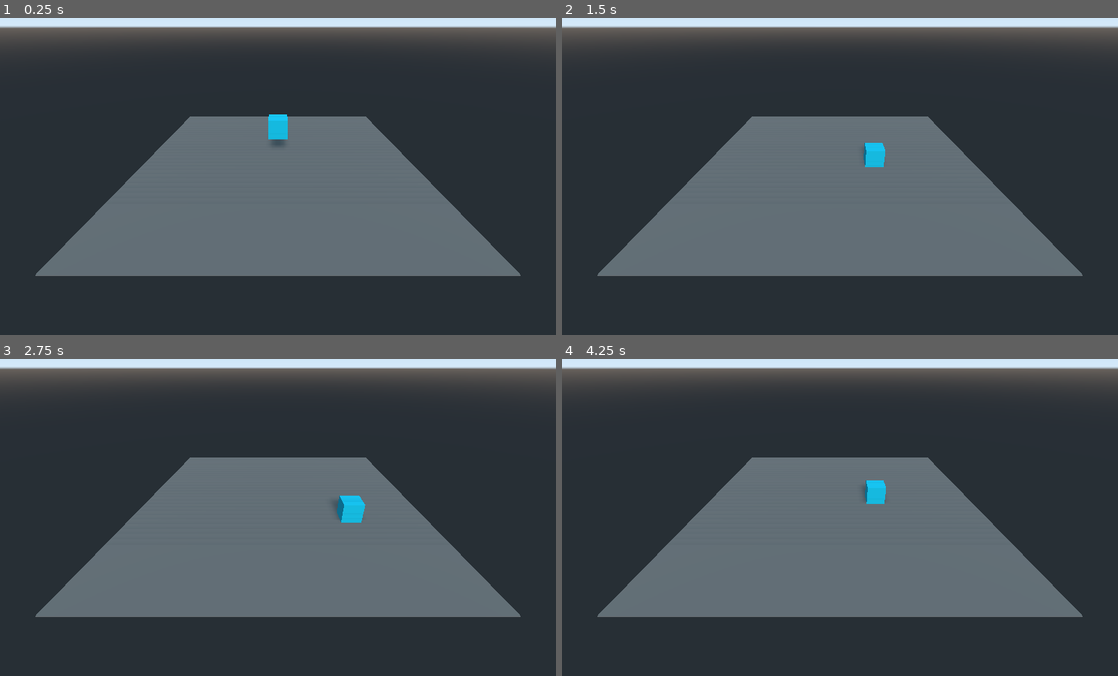
Above: before the commit, frames 1-4 (two rows, left to right).
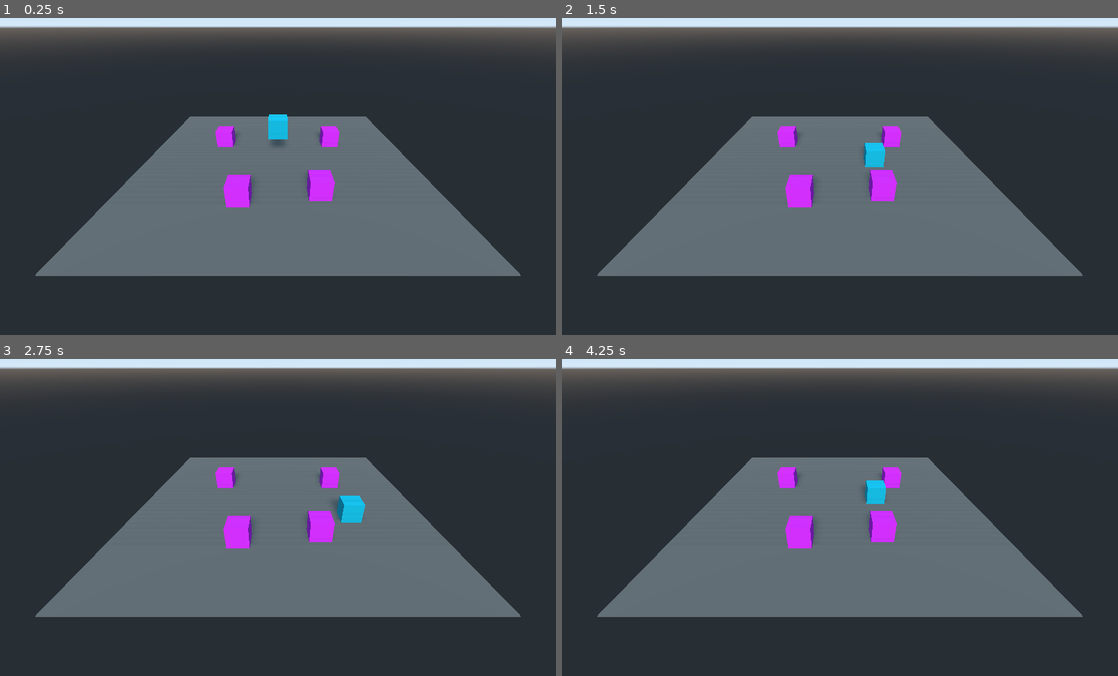
Above: after the commit, the same moments.

Repository: cedmundo/godot-serialization-tutorial
Game: Godot game, scene res://Main.tscn
Same seed, same stepped clock (60 frames per second), same inputs: the game is played once before the commit and once after it.
Inputs:
- Up to frame 1 (0.25 s): no input
- Up to frame 2 (1.5 s): hold D (right) 0.53-1.28 s; hold S (backward) from 1.28 s (still down)
- Up to frame 3 (2.75 s): release S (backward) at 2.03 s; hold D (right) from 2.03 s (still down)
- Up to frame 4 (4.25 s): release D (right) at 2.78 s; hold W (forward) 2.78-3.53 s; tap Enter at 3.5 s; hold A (left) from 3.53 s (still down); tap F2 (load, bound only after the commit) at 4.15 s

The runs differ from the first frame. In frame 1, 1.4% of the frame differs, in the area x 38-62%, y 34-60%; in frame 2, 1.4%; in frame 3, 1.4%; in frame 4, 1.4%.

Commit message:
Serializing static content

Diff:
--- /dev/null
+++ b/Main.gd
@@ -0,0 +1,39 @@
+extends Spatial
+
+func _input(event):
+	if event.is_action_pressed("save"):
+		print("Guardando partida ...")
+		save_game()
+		print("Partida guardada ...")
+
+	if event.is_action_pressed("load"):
+		print("Cargando partida ...")
+		load_game()
+		print("Partida cargada ...")
+
+func save_game():
+	var save_file := File.new()
+	assert(save_file.open("user://default.save", File.WRITE) != FAILED)
+
+	var persistent_nodes := get_tree().get_nodes_in_group("persist")
+	for node in persistent_nodes:
+		var node_data = {
+			"path": node.get_path(),
+			"pos_x": node.transform.origin.x,
+			"pos_y": node.transform.origin.y,
+			"pos_z": node.transform.origin.z,
+		}
+		save_file.store_line(to_json(node_data))
+
+	save_file.close()
+
+func load_game():
+	var save_file := File.new()
+	assert(save_file.open("user://default.save", File.READ) != FAILED)
+
+	while save_file.get_position() < save_file.get_len():
+		var node_data = parse_json(save_file.get_line())
+		var node = get_tree().get_root().get_node(node_data["path"])
+		node.transform.origin.x = node_data["pos_x"]
+		node.transform.origin.y = node_data["pos_y"]
+		node.transform.origin.z = node_data["pos_z"]
--- a/Main.tscn
+++ b/Main.tscn
@@ -1,6 +1,7 @@
-[gd_scene load_steps=6 format=2]
+[gd_scene load_steps=10 format=2]
 
 [ext_resource path="res://Player.gd" type="Script" id=1]
+[ext_resource path="res://Main.gd" type="Script" id=2]
 
 [sub_resource type="SpatialMaterial" id=1]
 albedo_color = Color( 0.380392, 0.380392, 0.380392, 1 )
@@ -12,7 +13,15 @@
 [sub_resource type="SpatialMaterial" id=4]
 albedo_color = Color( 0, 0.678431, 0.788235, 1 )
 
+[sub_resource type="CubeMesh" id=5]
+
+[sub_resource type="SpatialMaterial" id=6]
+albedo_color = Color( 0.815686, 0.133333, 0.894118, 1 )
+
+[sub_resource type="BoxShape" id=7]
+
 [node name="Main" type="Spatial"]
+script = ExtResource( 2 )
 
 [node name="Map" type="CSGCombiner" parent="."]
 use_collision = true
@@ -30,7 +39,7 @@
 [node name="Camera" type="Camera" parent="."]
 transform = Transform( 1, 0, 0, 0, 0.846509, 0.532374, 0, -0.532374, 0.846509, 0, 13.0455, 23.7508 )
 
-[node name="Player" type="KinematicBody" parent="."]
+[node name="Player" type="KinematicBody" parent="." groups=["persist"]]
 transform = Transform( 1, 0, 0, 0, 1, 0, 0, 0, 1, 0, 5.90837, 0 )
 script = ExtResource( 1 )
 
@@ -40,3 +49,43 @@
 [node name="MeshInstance" type="MeshInstance" parent="Player"]
 mesh = SubResource( 3 )
 material/0 = SubResource( 4 )
+
+[node name="PersistentBox" type="RigidBody" parent="." groups=["persist"]]
+transform = Transform( 1, 0, 0, 0, 1, 0, 0, 0, 1, -6.71631, 1.02626, -4.11504 )
+
+[node name="MeshInstance" type="MeshInstance" parent="PersistentBox"]
+mesh = SubResource( 5 )
+material/0 = SubResource( 6 )
+
+[node name="CollisionShape" type="CollisionShape" parent="PersistentBox"]
+shape = SubResource( 7 )
+
+[node name="PersistentBox2" type="RigidBody" parent="." groups=["persist"]]
+transform = Transform( 1, 0, 0, 0, 1, 0, 0, 0, 1, -3.39539, 1.02626, 7.62042 )
+
+[node name="MeshInstance" type="MeshInstance" parent="PersistentBox2"]
+mesh = SubResource( 5 )
+material/0 = SubResource( 6 )
+
+[node name="CollisionShape" type="CollisionShape" parent="PersistentBox2"]
+shape = SubResource( 7 )
+
+[node name="PersistentBox3" type="RigidBody" parent="." groups=["persist"]]
+transform = Transform( 1, 0, 0, 0, 1, 0, 0, 0, 1, 6.57504, 1.02626, -4.06644 )
+
+[node name="MeshInstance" type="MeshInstance" parent="PersistentBox3"]
+mesh = SubResource( 5 )
+material/0 = SubResource( 6 )
+
+[node name="CollisionShape" type="CollisionShape" parent="PersistentBox3"]
+shape = SubResource( 7 )
+
+[node name="PersistentBox4" type="RigidBody" parent="." groups=["persist"]]
+transform = Transform( 1, 0, 0, 0, 1, 0, 0, 0, 1, 3.73418, 1.02626, 6.83233 )
+
+[node name="MeshInstance" type="MeshInstance" parent="PersistentBox4"]
+mesh = SubResource( 5 )
+material/0 = SubResource( 6 )
+
+[node name="CollisionShape" type="CollisionShape" parent="PersistentBox4"]
+shape = SubResource( 7 )
--- a/project.godot
+++ b/project.godot
@@ -36,6 +36,16 @@
 "events": [ Object(InputEventKey,"resource_local_to_scene":false,"resource_name":"","device":0,"alt":false,"shift":false,"control":false,"meta":false,"command":false,"pressed":false,"scancode":68,"physical_scancode":0,"unicode":0,"echo":false,"script":null)
  ]
 }
+save={
+"deadzone": 0.5,
+"events": [ Object(InputEventKey,"resource_local_to_scene":false,"resource_name":"","device":0,"alt":false,"shift":false,"control":false,"meta":false,"command":false,"pressed":false,"scancode":16777244,"physical_scancode":0,"unicode":0,"echo":false,"script":null)
+ ]
+}
+load={
+"deadzone": 0.5,
+"events": [ Object(InputEventKey,"resource_local_to_scene":false,"resource_name":"","device":0,"alt":false,"shift":false,"control":false,"meta":false,"command":false,"pressed":false,"scancode":16777245,"physical_scancode":0,"unicode":0,"echo":false,"script":null)
+ ]
+}
 
 [physics]
 
